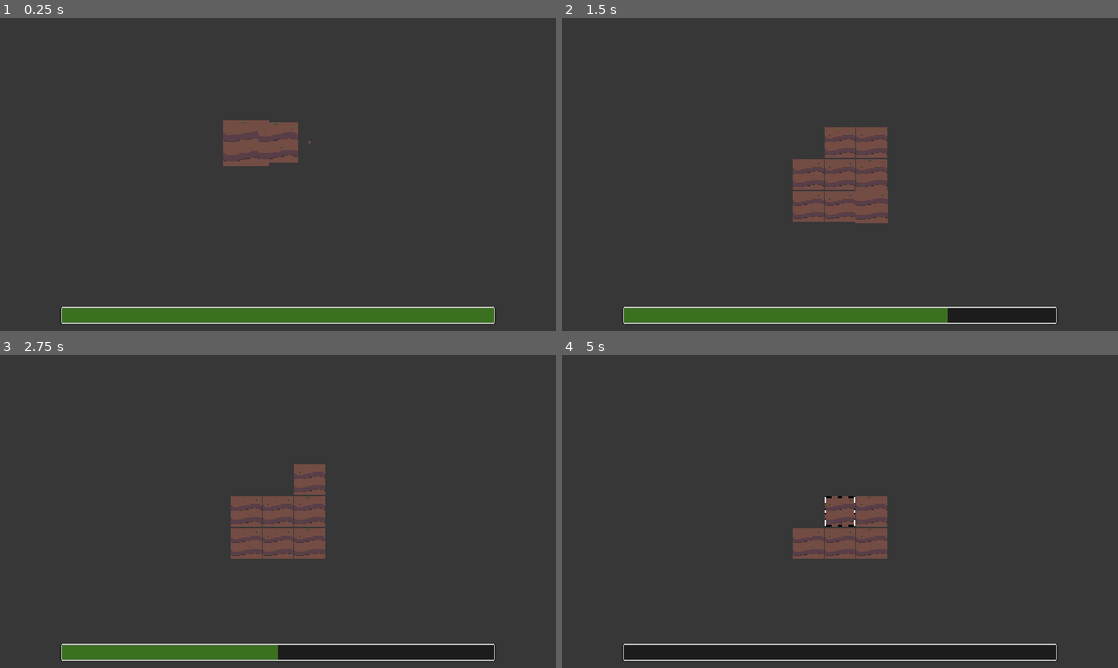
Above: before the commit, frames 1-4 (two rows, left to right).
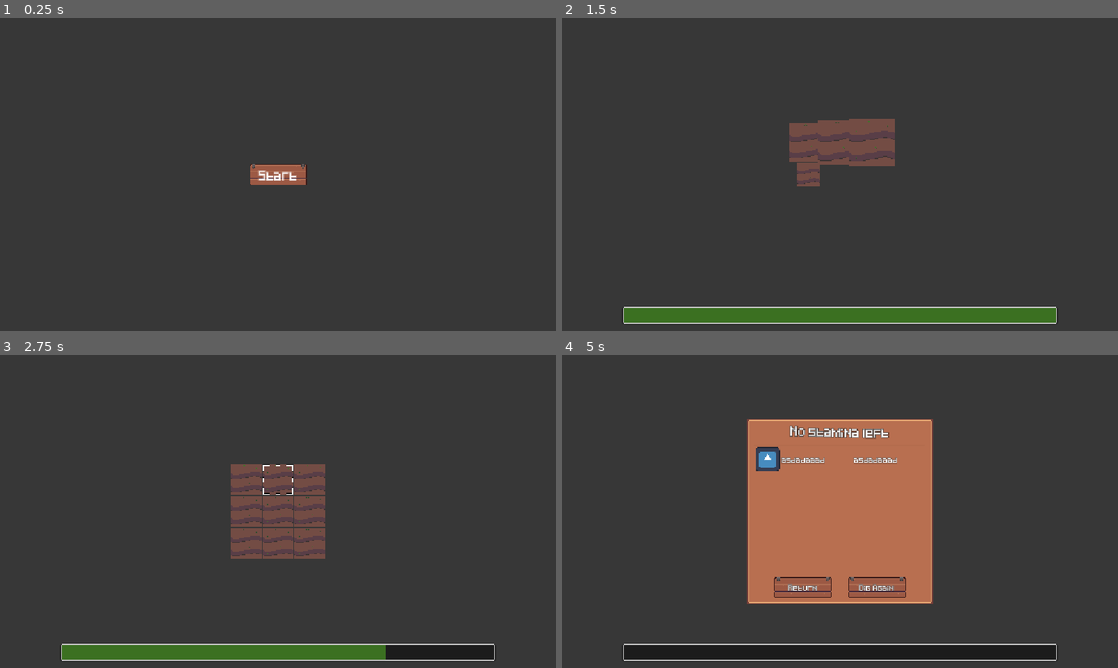
Above: after the commit, the same moments.

Repository: jakoofficial/DigNew
Game: Godot game, scene res://Scenes/MainMenu.tscn
Same seed, same stepped clock (60 frames per second), same inputs: the game is played once before the commit and once after it. Before the commit the project starts from res://Scenes/DigArea.tscn. The engine's default icon, where the game draws it, is replaced by a stand-in: a white triangle on a blue panel in a dark square.
Inputs (mouse positions are in pixels of both pictures, inside the frame that each line leads up to):
- Up to frame 1 (0.25 s): no input
- Up to frame 2 (1.5 s): click (840, 174) at 0.5 s, where only the run after the commit has a clickable "Start"; move the mouse to (806, 143) at 1.27 s; click (806, 143) at 1.42 s
- Up to frame 3 (2.75 s): move the mouse to (278, 480) at 2.02 s; click (278, 480) at 2.17 s
- Up to frame 4 (5 s): tap Enter at 2.75, 4.25 s; move the mouse to (873, 480) at 2.77 s; click (873, 480) at 2.92 s; tap Space at 3.5 s; move the mouse to (806, 511) at 3.52 s; click (806, 511) at 3.67 s; move the mouse to (840, 511) at 4.27 s; click (840, 511) at 4.42 s

The runs differ from the first frame. In frame 1, 7.0% of the frame differs, in the area x 11-89%, y 32-98%; in frame 2, 5.4%; in frame 3, 2.0%; in frame 4, 20%, in the area x 33-67%, y 20-80%.

Commit message:
Added scene management

Diff:
--- /dev/null
+++ b/Nodes/UI/collected_item.tscn
@@ -0,0 +1,34 @@
+[gd_scene format=3 uid="uid://x44blywslve4"]
+
+[ext_resource type="Texture2D" uid="uid://edq0wdrwnrhq" path="res://Sprites/icon.svg" id="1_x52wk"]
+
+[node name="CollectedItem" type="HBoxContainer" unique_id=344203900]
+custom_minimum_size = Vector2(350, 50)
+size_flags_horizontal = 4
+
+[node name="TextureRect" type="TextureRect" parent="." unique_id=938068666]
+custom_minimum_size = Vector2(50, 50)
+layout_mode = 2
+texture = ExtResource("1_x52wk")
+expand_mode = 1
+stretch_mode = 5
+
+[node name="ItemName" type="RichTextLabel" parent="." unique_id=556516935]
+clip_contents = false
+layout_mode = 2
+size_flags_horizontal = 3
+bbcode_enabled = true
+text = "asdadaaad"
+scroll_active = false
+autowrap_mode = 0
+vertical_alignment = 1
+
+[node name="Value" type="RichTextLabel" parent="." unique_id=681942932]
+clip_contents = false
+layout_mode = 2
+size_flags_horizontal = 3
+bbcode_enabled = true
+text = "asdadaaad"
+scroll_active = false
+autowrap_mode = 0
+vertical_alignment = 1
--- a/Nodes/UI/gui.tscn
+++ b/Nodes/UI/gui.tscn
@@ -3,7 +3,22 @@
 [ext_resource type="Script" uid="uid://la56xoh85oyv" path="res://Scripts/UI/gui.gd" id="1_abalt"]
 [ext_resource type="Theme" uid="uid://e5uj1uvlt6aq" path="res://Themes/UI.tres" id="1_cqtva"]
 [ext_resource type="Texture2D" uid="uid://ds8k6jks6y5l2" path="res://Sprites/Gui.png" id="3_hcnna"]
-[ext_resource type="Texture2D" uid="uid://edq0wdrwnrhq" path="res://Sprites/icon.svg" id="4_ih22j"]
+[ext_resource type="PackedScene" uid="uid://x44blywslve4" path="res://Nodes/UI/collected_item.tscn" id="4_ih22j"]
+[ext_resource type="Script" uid="uid://dabtk6fnm2c86" path="res://Scripts/UI/dig_over_panel.gd" id="4_rjj2d"]
+
+[sub_resource type="AtlasTexture" id="AtlasTexture_rjj2d"]
+atlas = ExtResource("3_hcnna")
+region = Rect2(128, 0, 116, 35)
+
+[sub_resource type="AtlasTexture" id="AtlasTexture_btyvu"]
+atlas = ExtResource("3_hcnna")
+region = Rect2(128, 35, 116, 37)
+
+[sub_resource type="AtlasTexture" id="AtlasTexture_v6tgb"]
+atlas = ExtResource("3_hcnna")
+region = Rect2(128, 73, 116, 33)
+
+[sub_resource type="StyleBoxEmpty" id="StyleBoxEmpty_rjj2d"]
 
 [node name="GUI" type="CanvasLayer" unique_id=909972108]
 script = ExtResource("1_abalt")
@@ -30,11 +45,11 @@
 offset_bottom = -16.0
 grow_horizontal = 2
 grow_vertical = 0
+pivot_offset = Vector2(448, 16)
 theme_type_variation = &"stamina"
 show_percentage = false
 
-[node name="NinePatchRect" type="NinePatchRect" parent="Control" unique_id=468629555]
-visible = false
+[node name="DigOverPanel" type="NinePatchRect" parent="Control" unique_id=468629555]
 layout_mode = 1
 anchors_preset = 8
 anchor_left = 0.5
@@ -42,78 +57,122 @@
 anchor_right = 0.5
 anchor_bottom = 0.5
 offset_left = -192.0
-offset_top = -196.0
+offset_top = -192.0
 offset_right = 192.0
-offset_bottom = 188.0
+offset_bottom = 192.0
 grow_horizontal = 2
 grow_vertical = 2
+pivot_offset = Vector2(192, 192)
 texture = ExtResource("3_hcnna")
 region_rect = Rect2(0, 0, 32, 32)
 patch_margin_left = 16
 patch_margin_top = 16
 patch_margin_right = 16
 patch_margin_bottom = 16
+script = ExtResource("4_rjj2d")
 
-[node name="VBoxContainer" type="VBoxContainer" parent="Control/NinePatchRect" unique_id=58026063]
+[node name="VBoxContainer2" type="VBoxContainer" parent="Control/DigOverPanel" unique_id=1159326111]
 layout_mode = 1
 anchors_preset = 15
 anchor_right = 1.0
 anchor_bottom = 1.0
-offset_left = 8.0
-offset_top = 8.0
-offset_right = -8.0
-offset_bottom = -8.0
 grow_horizontal = 2
 grow_vertical = 2
 
-[node name="RichTextLabel" type="RichTextLabel" parent="Control/NinePatchRect/VBoxContainer" unique_id=1610114669]
+[node name="VBoxContainer" type="VBoxContainer" parent="Control/DigOverPanel/VBoxContainer2" unique_id=58026063]
+custom_minimum_size = Vector2(0, 320)
+layout_mode = 2
+
+[node name="RichTextLabel" type="RichTextLabel" parent="Control/DigOverPanel/VBoxContainer2/VBoxContainer" unique_id=1610114669]
 custom_minimum_size = Vector2(0, 50)
 layout_mode = 2
 theme_type_variation = &"Title"
 bbcode_enabled = true
-text = "No stamina left"
+text = "[wave freq=5 amp=15]No stamina left"
 scroll_active = false
 horizontal_alignment = 1
 vertical_alignment = 1
 
-[node name="PanelContainer" type="PanelContainer" parent="Control/NinePatchRect/VBoxContainer" unique_id=672223101]
+[node name="PanelContainer" type="PanelContainer" parent="Control/DigOverPanel/VBoxContainer2/VBoxContainer" unique_id=672223101]
 custom_minimum_size = Vector2(355, 1)
 layout_mode = 2
 size_flags_horizontal = 4
 theme_type_variation = &"Line"
 
-[node name="Collection" type="VBoxContainer" parent="Control/NinePatchRect/VBoxContainer" unique_id=1332478508]
+[node name="Collection" type="VBoxContainer" parent="Control/DigOverPanel/VBoxContainer2/VBoxContainer" unique_id=1332478508]
 layout_mode = 2
 size_flags_vertical = 3
 
-[node name="HBoxContainer" type="HBoxContainer" parent="Control/NinePatchRect/VBoxContainer/Collection" unique_id=1348019386]
-custom_minimum_size = Vector2(350, 50)
+[node name="CollectedItem" parent="Control/DigOverPanel/VBoxContainer2/VBoxContainer/Collection" unique_id=344203900 instance=ExtResource("4_ih22j")]
+layout_mode = 2
+
+[node name="HBoxContainer" type="HBoxContainer" parent="Control/DigOverPanel/VBoxContainer2" unique_id=976360613]
+custom_minimum_size = Vector2(350, 0)
 layout_mode = 2
 size_flags_horizontal = 4
+alignment = 1
 
-[node name="TextureRect" type="TextureRect" parent="Control/NinePatchRect/VBoxContainer/Collection/HBoxContainer" unique_id=1103645951]
-custom_minimum_size = Vector2(50, 50)
+[node name="ReturnBtn" type="TextureButton" parent="Control/DigOverPanel/VBoxContainer2/HBoxContainer" unique_id=1981604325]
+custom_minimum_size = Vector2(125, 50)
 layout_mode = 2
-texture = ExtResource("4_ih22j")
-expand_mode = 1
-stretch_mode = 5
+size_flags_horizontal = 0
+focus_neighbor_top = NodePath("../Options")
+focus_neighbor_bottom = NodePath("../Resume")
+mouse_filter = 1
+mouse_default_cursor_shape = 2
+texture_normal = SubResource("AtlasTexture_rjj2d")
+texture_hover = SubResource("AtlasTexture_btyvu")
+texture_disabled = SubResource("AtlasTexture_v6tgb")
+texture_focused = SubResource("AtlasTexture_btyvu")
+ignore_texture_size = true
+stretch_mode = 0
 
-[node name="ItemName" type="RichTextLabel" parent="Control/NinePatchRect/VBoxContainer/Collection/HBoxContainer" unique_id=1232571443]
-clip_contents = false
-layout_mode = 2
-size_flags_horizontal = 3
+[node name="RichTextLabel" type="RichTextLabel" parent="Control/DigOverPanel/VBoxContainer2/HBoxContainer/ReturnBtn" unique_id=1625849045]
+layout_mode = 1
+anchors_preset = 15
+anchor_right = 1.0
+anchor_bottom = 1.0
+grow_horizontal = 2
+grow_vertical = 2
+mouse_filter = 1
 bbcode_enabled = true
-text = "asdadaaad"
+text = "Return"
 scroll_active = false
 autowrap_mode = 0
+horizontal_alignment = 1
 vertical_alignment = 1
 
-[node name="Value" type="RichTextLabel" parent="Control/NinePatchRect/VBoxContainer/Collection/HBoxContainer" unique_id=592421172]
-clip_contents = false
+[node name="VSeparator" type="VSeparator" parent="Control/DigOverPanel/VBoxContainer2/HBoxContainer" unique_id=538272934]
+custom_minimum_size = Vector2(20, 0)
 layout_mode = 2
-size_flags_horizontal = 3
+theme_override_styles/separator = SubResource("StyleBoxEmpty_rjj2d")
+
+[node name="DigAgainBtn" type="TextureButton" parent="Control/DigOverPanel/VBoxContainer2/HBoxContainer" unique_id=1170614000]
+custom_minimum_size = Vector2(125, 50)
+layout_mode = 2
+size_flags_horizontal = 0
+focus_neighbor_top = NodePath("../Options")
+focus_neighbor_bottom = NodePath("../Resume")
+mouse_filter = 1
+mouse_default_cursor_shape = 2
+texture_normal = SubResource("AtlasTexture_rjj2d")
+texture_hover = SubResource("AtlasTexture_btyvu")
+texture_disabled = SubResource("AtlasTexture_v6tgb")
+texture_focused = SubResource("AtlasTexture_btyvu")
+ignore_texture_size = true
+stretch_mode = 0
+
+[node name="RichTextLabel" type="RichTextLabel" parent="Control/DigOverPanel/VBoxContainer2/HBoxContainer/DigAgainBtn" unique_id=674758007]
+layout_mode = 1
+anchors_preset = 15
+anchor_right = 1.0
+anchor_bottom = 1.0
+grow_horizontal = 2
+grow_vertical = 2
+mouse_filter = 1
 bbcode_enabled = true
-text = "asdadaaad"
+text = "Dig Again"
 scroll_active = false
 autowrap_mode = 0
+horizontal_alignment = 1
 vertical_alignment = 1
--- /dev/null
+++ b/Scenes/MainMenu.tscn
@@ -0,0 +1,66 @@
+[gd_scene format=3 uid="uid://wblo8bpw00rk"]
+
+[ext_resource type="Script" uid="uid://bw7lspqemkh8u" path="res://Scripts/UI/main_menu.gd" id="1_tt5f1"]
+[ext_resource type="Texture2D" uid="uid://ds8k6jks6y5l2" path="res://Sprites/Gui.png" id="2_853f1"]
+
+[sub_resource type="AtlasTexture" id="AtlasTexture_8saeu"]
+atlas = ExtResource("2_853f1")
+region = Rect2(128, 0, 116, 35)
+
+[sub_resource type="AtlasTexture" id="AtlasTexture_ghw46"]
+atlas = ExtResource("2_853f1")
+region = Rect2(128, 35, 116, 37)
+
+[sub_resource type="AtlasTexture" id="AtlasTexture_df05h"]
+atlas = ExtResource("2_853f1")
+region = Rect2(128, 73, 116, 33)
+
+[node name="Control" type="Control" unique_id=8646800]
+layout_mode = 3
+anchors_preset = 15
+anchor_right = 1.0
+anchor_bottom = 1.0
+grow_horizontal = 2
+grow_vertical = 2
+script = ExtResource("1_tt5f1")
+
+[node name="StartGame" type="TextureButton" parent="." unique_id=1015994404]
+custom_minimum_size = Vector2(125, 50)
+layout_mode = 1
+anchors_preset = 8
+anchor_left = 0.5
+anchor_top = 0.5
+anchor_right = 0.5
+anchor_bottom = 0.5
+offset_left = -62.5
+offset_top = -25.0
+offset_right = 62.5
+offset_bottom = 25.0
+grow_horizontal = 2
+grow_vertical = 2
+size_flags_horizontal = 0
+focus_neighbor_top = NodePath("../Options")
+focus_neighbor_bottom = NodePath("../Resume")
+mouse_filter = 1
+mouse_default_cursor_shape = 2
+texture_normal = SubResource("AtlasTexture_8saeu")
+texture_hover = SubResource("AtlasTexture_ghw46")
+texture_disabled = SubResource("AtlasTexture_df05h")
+texture_focused = SubResource("AtlasTexture_ghw46")
+ignore_texture_size = true
+stretch_mode = 0
+
+[node name="RichTextLabel" type="RichTextLabel" parent="StartGame" unique_id=861757673]
+layout_mode = 1
+anchors_preset = 15
+anchor_right = 1.0
+anchor_bottom = 1.0
+grow_horizontal = 2
+grow_vertical = 2
+mouse_filter = 1
+bbcode_enabled = true
+text = "Start"
+scroll_active = false
+autowrap_mode = 0
+horizontal_alignment = 1
+vertical_alignment = 1
--- /dev/null
+++ b/Scenes/SkillTree.tscn
@@ -0,0 +1,9 @@
+[gd_scene format=3 uid="uid://ca5dr1rl2t1tw"]
+
+[node name="Control" type="Control" unique_id=692403424]
+layout_mode = 3
+anchors_preset = 15
+anchor_right = 1.0
+anchor_bottom = 1.0
+grow_horizontal = 2
+grow_vertical = 2
--- a/Scripts/Globals/GameManager.gd
+++ b/Scripts/Globals/GameManager.gd
@@ -9,9 +9,27 @@
 var digDone: bool = false
 var currUI: CanvasLayer
 
+
 func _ready() -> void:
 	AM.initAction("L_Click", FKS.NewKey(MOUSE_BUTTON_LEFT, FKS.InputType.Mouse))
 
 func _process(delta: float) -> void:
 	if PS._PStaminaCurr <= 0 and digDone == false:
 		digDone = true
+
+enum Scenes {
+	SKILLTREE,
+	DIGAREA
+}
+
+func load_scene(scene: Scenes) -> void:
+	SceneManager.change_scene_to_file(_select_scene(scene), {}, 0.5)
+	pass
+
+func _select_scene(scene: Scenes) -> String:
+	match scene:
+		Scenes.SKILLTREE:
+			return "res://Scenes/SkillTree.tscn"
+		Scenes.DIGAREA:
+			return "res://Scenes/DigArea.tscn"
+	return "No scene found!"
--- a/Scripts/Globals/PlayerStats.gd
+++ b/Scripts/Globals/PlayerStats.gd
@@ -1,5 +1,5 @@
 extends Node
 
-var _PStrength: int = 2
+var _PStrength: int = 1
 var _PStaminaCurr: int = 4
 var _PStaminaMax: int = 4
--- a/Scripts/LoadingScreens/my_load.gd
+++ b/Scripts/LoadingScreens/my_load.gd
@@ -5,7 +5,8 @@
 var canPause: bool = false
 
 func _ready() -> void:
-	entering.text = str("[font_size=12]Now Entering\n%s" % GM.SceneEntering)
+	pass
+	#entering.text = str("[font_size=12]Now Entering\n%s" % GM.SceneEntering)
 
 func _get_range_object() -> Object:
 	return get_node("ProgressBar")
--- /dev/null
+++ b/Scripts/UI/dig_over_panel.gd
@@ -0,0 +1,25 @@
+extends NinePatchRect
+
+@onready var return_btn: TextureButton = $VBoxContainer2/HBoxContainer/ReturnBtn
+@onready var dig_again_btn: TextureButton = $VBoxContainer2/HBoxContainer/DigAgainBtn
+
+func _ready() -> void:
+	return_btn.connect("pressed", GM.load_scene.bind(GM.Scenes.SKILLTREE))
+
+func ShowPanel() -> void:
+	show()
+	scale = Vector2(0,0)
+	_scale_tween()
+
+func HidePanel() -> void:
+	scale = Vector2(1.0,1.0)
+	await _scale_tween(Vector2(0,0))
+	hide()
+
+var tween: Tween
+func _scale_tween(endSize: Vector2 = Vector2(1.0,1.0), time:float = 0.5) -> void:
+	if tween: tween.kill()
+	tween = get_tree().create_tween().bind_node(self).set_trans(Tween.TRANS_BACK)
+	#tween.tween_property(self, "scale", Vector2(0.0, 0.0), 0.0)
+	tween.chain().tween_property(self, "scale", endSize, time)
+	pass
--- a/Scripts/UI/gui.gd
+++ b/Scripts/UI/gui.gd
@@ -1,14 +1,29 @@
 extends CanvasLayer
 
 @onready var stamina: ProgressBar = $Control/Stamina
+@onready var dig_over_panel: NinePatchRect = $Control/DigOverPanel
 
 func _ready() -> void:
 	GM.currUI = self
 	stamina.max_value = PS._PStaminaMax
 	stamina.value = PS._PStaminaCurr
+	dig_over_panel.hide()
+
+func _process(delta: float) -> void:
+	if GM.digDone and dig_over_panel.visible == false:
+		dig_over_panel.ShowPanel()
 
 func ResetUI() -> void:
 	stamina.value = PS._PStaminaMax
 
 func UpdateUI() -> void:
 	stamina.value = PS._PStaminaCurr
+	_shake()
+
+var tween: Tween
+func _shake() -> void:
+	if tween: tween.kill()
+	tween = get_tree().create_tween().bind_node(stamina).set_trans(Tween.TRANS_BOUNCE)
+	tween.tween_property($Control/Stamina, "scale", Vector2(0.95, 0.95), 0.05)
+	tween.chain().tween_property($Control/Stamina, "scale", Vector2(1.0, 1.0), 0.1)
+	pass
--- /dev/null
+++ b/Scripts/UI/main_menu.gd
@@ -0,0 +1,6 @@
+extends Control
+@onready var start_game: TextureButton = $StartGame
+
+func _ready() -> void:
+	SceneManager.set_loading_screen("res://Scenes/Loading/my_load.tscn", LoadingScreen.Type.DEFAULT)
+	start_game.connect("pressed", GM.load_scene.bind(GM.Scenes.DIGAREA))
--- a/project.godot
+++ b/project.godot
@@ -11,7 +11,7 @@
 [application]
 
 config/name="DigMouse"
-run/main_scene="uid://dbokj2h8jckne"
+run/main_scene="uid://wblo8bpw00rk"
 config/features=PackedStringArray("4.6", "Forward Plus")
 config/icon="res://Sprites/icon.svg"
 
Not shown, added: Scripts/UI/dig_over_panel.gd.uid
Not shown, added: Scripts/UI/main_menu.gd.uid
